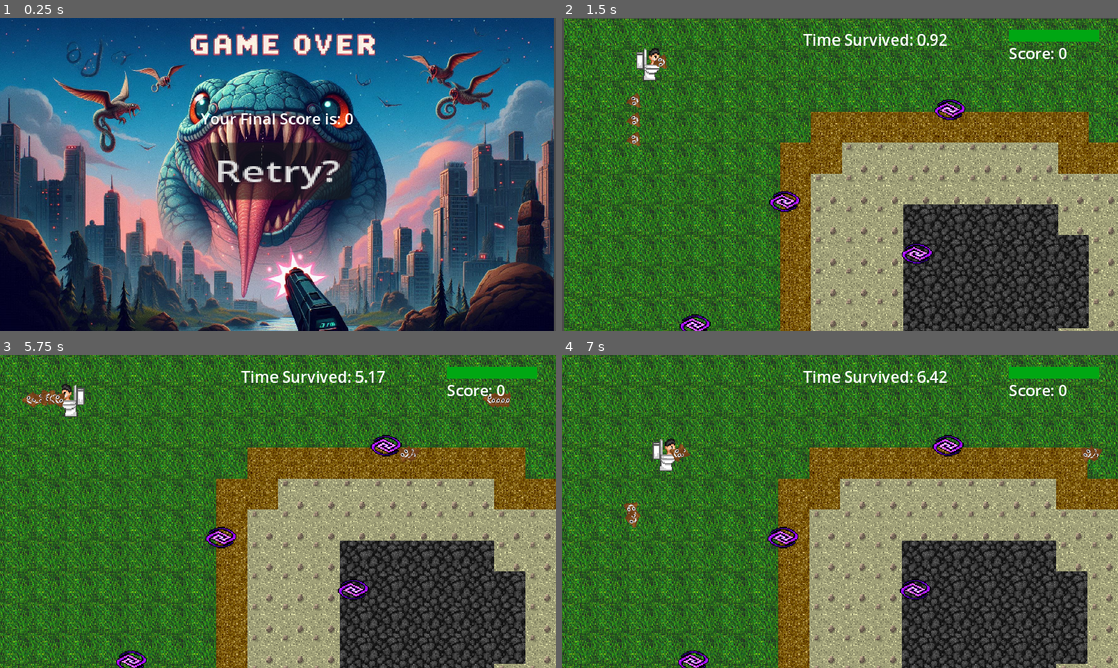
Above: before the commit, frames 1-4 (two rows, left to right).
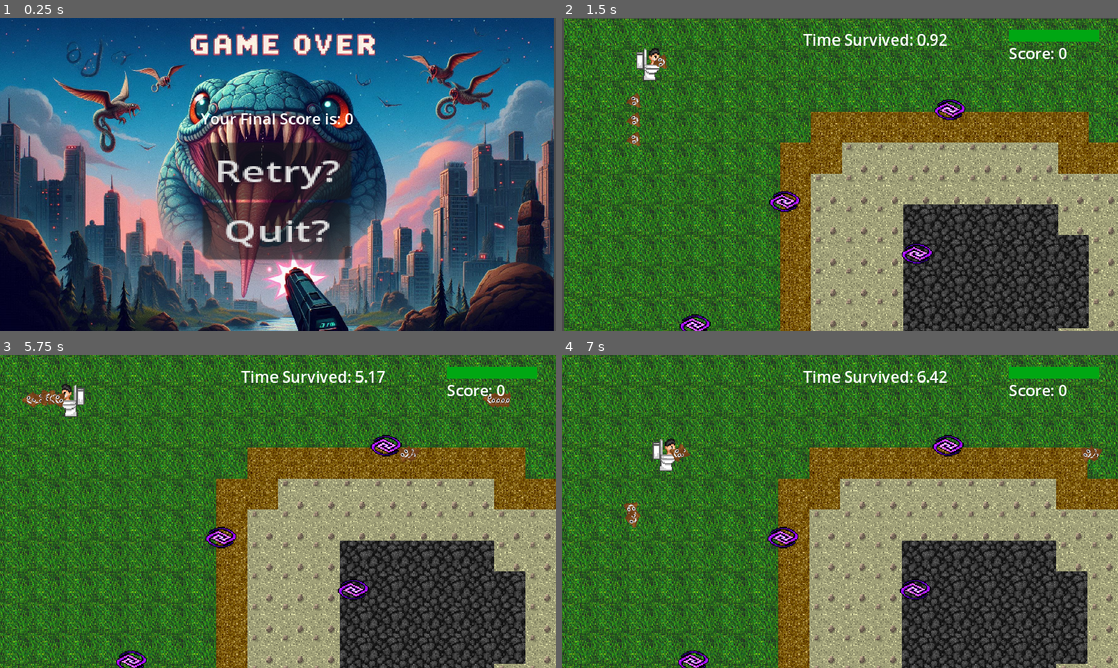
Above: after the commit, the same moments.

Repository: beefycarnivore/GodotBulletHell
Game: Godot game, scene res://Scenes/game_over.tscn
Two runs of this game, one before a commit and one after it. Both use one fixed random seed, a clock stepped at 60 frames per second and the inputs below. This scene is started directly instead of the project's main scene.
Inputs:
- Up to frame 1 (0.25 s): no input
- Up to frame 2 (1.5 s): click "Retry?" at 0.5 s; hold Right (ui_right) from 1.28 s (still down); tap Space (Shoot) at 1.35 s
- Up to frame 3 (5.75 s): release Right (ui_right) at 2.03 s; hold Down (ui_down) 2.03-2.78 s; tap Space (Shoot) every 0.75 s from 2.1 to 5.1 s; hold Right (ui_right) 2.78-3.53 s; hold Up (ui_up) 3.53-4.28 s; hold Left (ui_left) from 4.28 s (still down)
- Up to frame 4 (7 s): release Left (ui_left) at 5.78 s; hold Down (ui_down) 5.78-6.53 s; tap Space (Shoot) at 5.85, 6.6 s; hold Right (ui_right) from 6.53 s (still down)

The runs differ from the first frame. In frame 1, 4.3% of the frame differs, in the area x 36-64%, y 58-78%; in frame 2, nothing differs; in frame 3, less than 0.1%; in frame 4, less than 0.1%.

Commit message:
Added Quit Button

Diff:
--- a/Scenes/game_over.tscn
+++ b/Scenes/game_over.tscn
@@ -30,6 +30,14 @@
 scale = Vector2(2.68196, 1.90796)
 text = "Retry?"
 
+[node name="Quit" type="Button" parent="."]
+offset_left = 210.0
+offset_top = 191.0
+offset_right = 267.0
+offset_bottom = 222.0
+scale = Vector2(2.68196, 1.90796)
+text = "Quit?"
+
 [node name="GameOver2" type="Sprite2D" parent="."]
 z_index = -2
 position = Vector2(285, 164)
@@ -37,3 +45,4 @@
 texture = ExtResource("2_r112l")
 
 [connection signal="pressed" from="Retry" to="." method="_on_retry_pressed"]
+[connection signal="pressed" from="Quit" to="." method="_on_quit_pressed"]
--- a/Scripts/game_over.gd
+++ b/Scripts/game_over.gd
@@ -12,3 +12,7 @@
 	Game.score = 0
 
 	get_tree().change_scene_to_file("res://Scenes/world.tscn")
+
+
+func _on_quit_pressed() -> void:
+	get_tree().quit()
